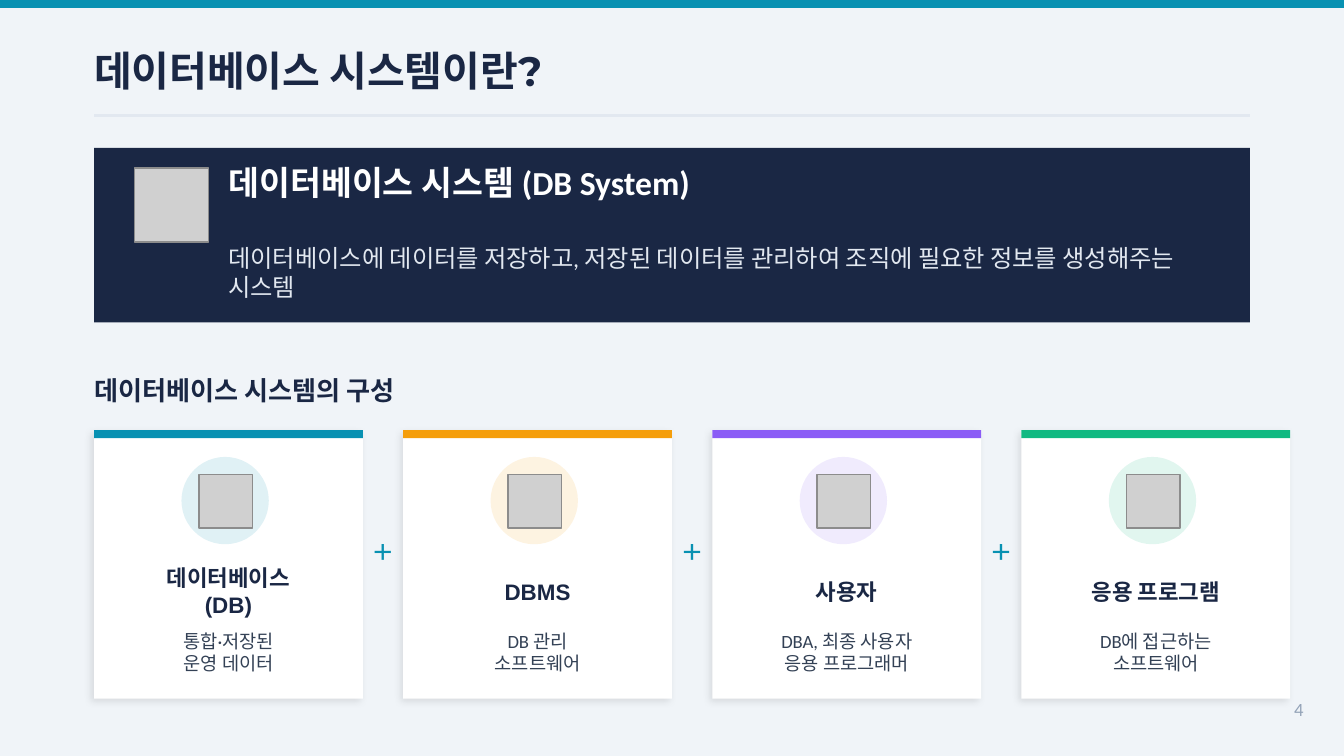
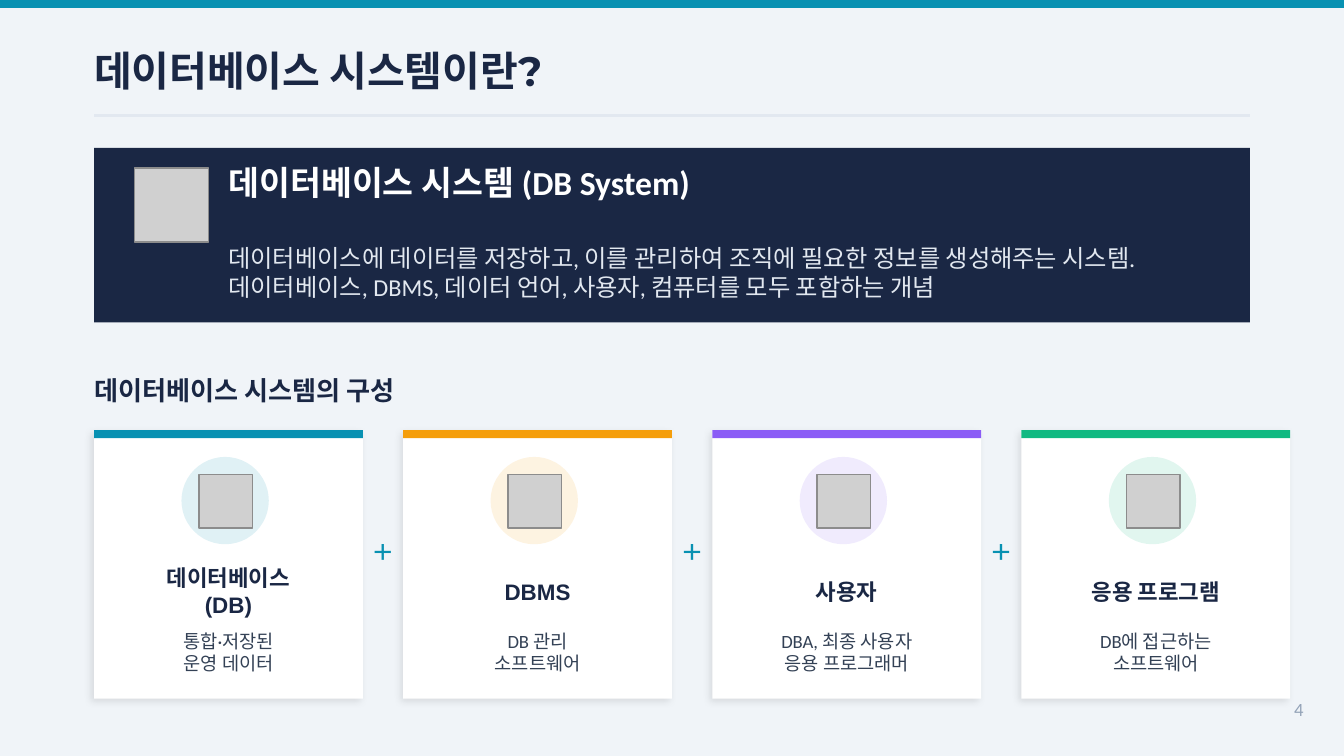
Before and after one commit to Sangdon-Park/Sangdon-Park.github.io, a slide deck: slide 4 of data/DB시스템/3장_데이터베이스시스템_박상돈.pptx. Drawn at 1344x756 pixels with LibreOffice and Linux fonts; fonts in the diff are those of the drawing; grey boxes stand for pictures. Boxes give left, top, right and bottom in pixels: in the first picture for what was removed or moved away, otherwise in the second. Text is boxed around its words. In the diff, an @@ line names an element or a change of style, - is before the commit and + after.

```diff
--- a/data/DB시스템/3장_데이터베이스시스템_박상돈.pptx
+++ b/data/DB시스템/3장_데이터베이스시스템_박상돈.pptx
@@ text at [228, 247, 1136, 299]: text changed @@
-데이터베이스에 데이터를 저장하고, 저장된 데이터를 관리하여 조직에 필요한 정보를 생성해주는 시스템
+데이터베이스에 데이터를 저장하고, 이를 관리하여 조직에 필요한 정보를 생성해주는 시스템. 데이터베이스, DBMS, 데이터 언어, 사용자, 컴퓨터를 모두 포함하는 개념
```
Also in this commit, not shown: 9 other slides changed, 3 other files.
